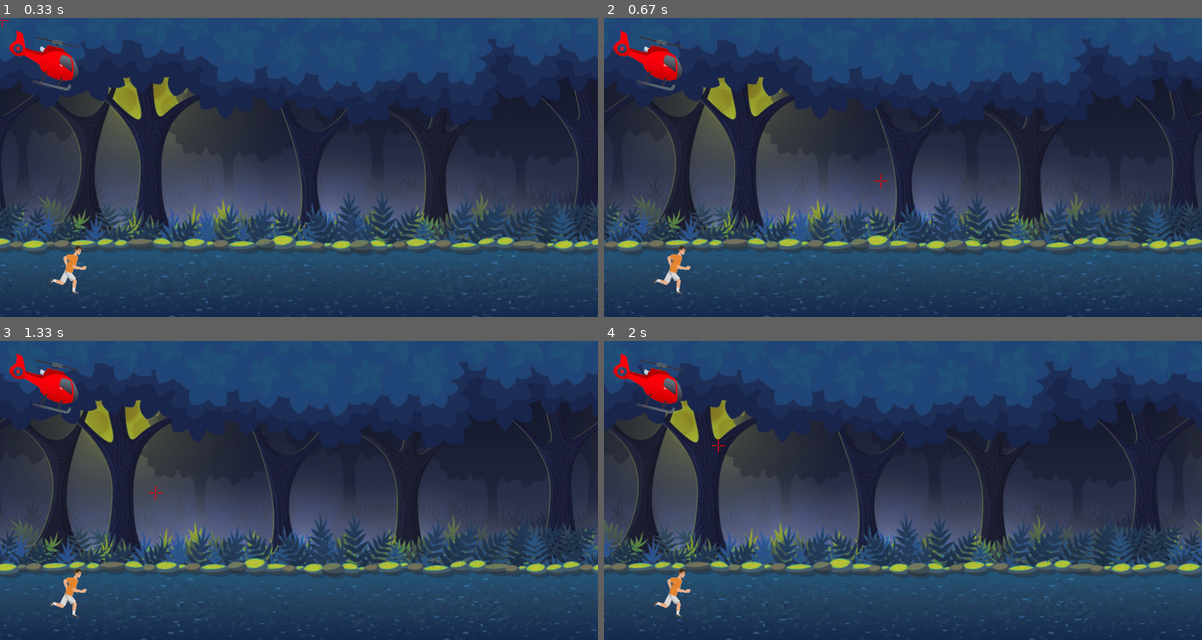
Above: before the commit, frames 1-4 (two rows, left to right).
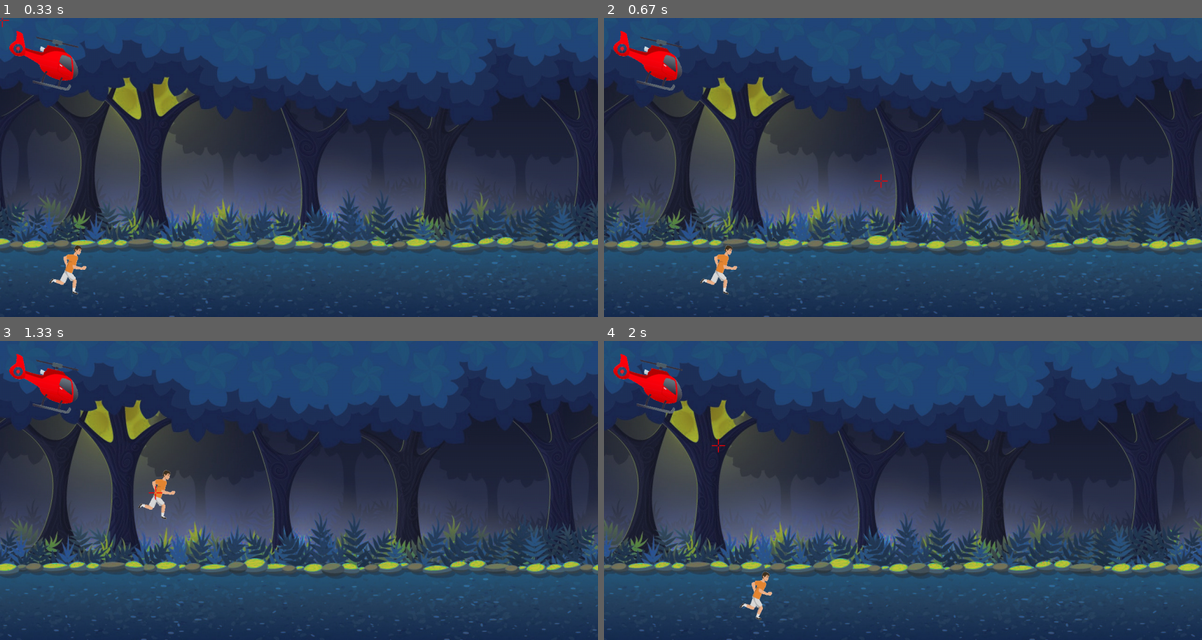
Above: after the commit, the same moments.

Repository: miro011/python-pygame-project
Game: pygame game, started from run.py
Same seed, same stepped clock (60 frames per second), same inputs: the game is played once before the commit and once after it.
Inputs (mouse positions are in pixels of both pictures, inside the frame that each line leads up to):
- Up to frame 1 (0.33 s): no input
- Up to frame 2 (0.67 s): hold Right from 0.33 s (still down); move the mouse to (879, 179) at 0.37 s
- Up to frame 3 (1.33 s): release Right at 0.8 s; hold Up 0.83-1.13 s; move the mouse to (490, 481) at 0.87 s; hold Right from 1.17 s (still down); move the mouse to (155, 493) at 1.2 s
- Up to frame 4 (2 s): release Right at 1.63 s; hold Left from 1.67 s (still down); move the mouse to (717, 445) at 1.7 s

Frame 1 is identical in both runs. In frame 2, 0.6% of the frame differs, in the area x 8-23%, y 76-93%; in frame 3, 0.6%; in frame 4, 0.6%.

Commit message:
player jumping and movement

Diff:
--- a/player.py
+++ b/player.py
@@ -10,14 +10,29 @@
         self.screen = screen
         self.spritesDict = spritesDict
 
-        self.image = None
-        self.rect = None
+        self.nextImgNum = 0
+        self.image = pygame.image.load(f"./media/images/player/{self.nextImgNum}.gif")
+        self.rect = self.image.get_rect()
 
-        self.nextImgNum = 0
+        self.dfLeftXCoord = 100 # where the player will spawn
+        self.dfTopYCoord = globals.DISPLAY_HEIGHT - self.image.get_height() - 40 # also used with jumping
+
+        self.rect.move_ip(self.dfLeftXCoord, self.dfTopYCoord)
+
         self.set_image()
 
-        self.nextImageTimer = globals.RepeatTimer(0.05, self.set_image)
+        self.nextImageTimerDfDelay = 0.05
+        self.nextImageTimer = globals.RepeatTimer(self.nextImageTimerDfDelay, self.set_image)
         self.nextImageTimer.start()
+
+        self.speedX = 5
+        self.speedY = 15 # jump duration
+
+        self.curSpeedX = 0
+        self.curSpeedY = 0
+
+        self.jumpInProg = False
+        self.jumpMaxHeight = self.spritesDict["helicopter"][0].rect.bottom
 
 
     ######################################################################
@@ -25,12 +40,28 @@
 
     def user_input(self, eventsQueueArr):
         for event in eventsQueueArr:
-            if event.type == pygame.MOUSEBUTTONDOWN and event.button == "RIGHT":
-                self.jump()
+            if event.type == pygame.KEYDOWN:
+                if event.key == pygame.K_RIGHT:
+                    self.curSpeedX = self.speedX
+                    self.nextImageTimer.interval = self.nextImageTimerDfDelay / 1.5 # make the animation faster
+                if event.key == pygame.K_LEFT:
+                    self.curSpeedX = self.speedX * -1
+                    self.nextImageTimer.interval = self.nextImageTimerDfDelay * 1.5 # make the animation slower
+                if event.key == pygame.K_UP:
+                    self.init_jump()
+            if event.type == pygame.KEYUP:
+                if event.key == pygame.K_RIGHT or event.key == pygame.K_LEFT:
+                    self.curSpeedX = 0
+                    self.nextImageTimer.interval = self.nextImageTimerDfDelay
 
 
     def update_location(self):
-        return
+        newRect = self.rect.move(self.curSpeedX, self.curSpeedY)
+        if newRect.collidelist(self.spritesDict["walls"]) == -1:
+            self.rect = newRect
+
+        if self.jumpInProg: self.manage_jump()
+
 
     def blit(self):
         self.screen.blit(self.image, self.rect)
@@ -38,6 +69,24 @@
 
     ######################################################################
     # SPECIAL
+
+    def init_jump(self):
+        if self.jumpInProg: return
+        self.jumpInProg = True
+        self.curSpeedY = self.speedY * -1 # needs to go up at first
+        self.nextImageTimer.cancel() # no good way to pause/resume the timer, so I just quit it
+
+    def manage_jump(self):
+        if self.rect.top <= self.jumpMaxHeight: # jump has reached max height, time to go down
+            self.curSpeedY = self.curSpeedY * -1
+        elif self.rect.top >= self.dfTopYCoord: # has landed
+            self.jumpInProg = False
+            self.curSpeedY = 0
+            self.nextImageTimer = globals.RepeatTimer(self.nextImageTimerDfDelay, self.set_image)
+            self.nextImageTimer.start()
+
+    ######################################################################
+    # OTHER
 
     def set_image(self):
         while True:
@@ -48,10 +97,3 @@
                 self.nextImgNum = 0
 
         self.nextImgNum += 1
-
-        self.rect = self.image.get_rect()
-        self.rect.move_ip(100, (globals.DISPLAY_HEIGHT-self.image.get_height())-40)
-
-
-    def jump(self):
-        return
--- a/sprites.py
+++ b/sprites.py
@@ -35,11 +35,11 @@
         self.dict["background"] = []
         self.dict["background"].append(background.Background(self.screen))
 
+        self.dict["helicopter"] = []
+        self.dict["helicopter"].append(helicopter.Helicopter(self.screen, self.dict))
+
         self.dict["player"] = []
         self.dict["player"].append(player.Player(self.screen, self.dict))
-
-        self.dict["helicopter"] = []
-        self.dict["helicopter"].append(helicopter.Helicopter(self.screen, self.dict))
 
         '''self.dict["enemies"] = []
         for i in range(6):
